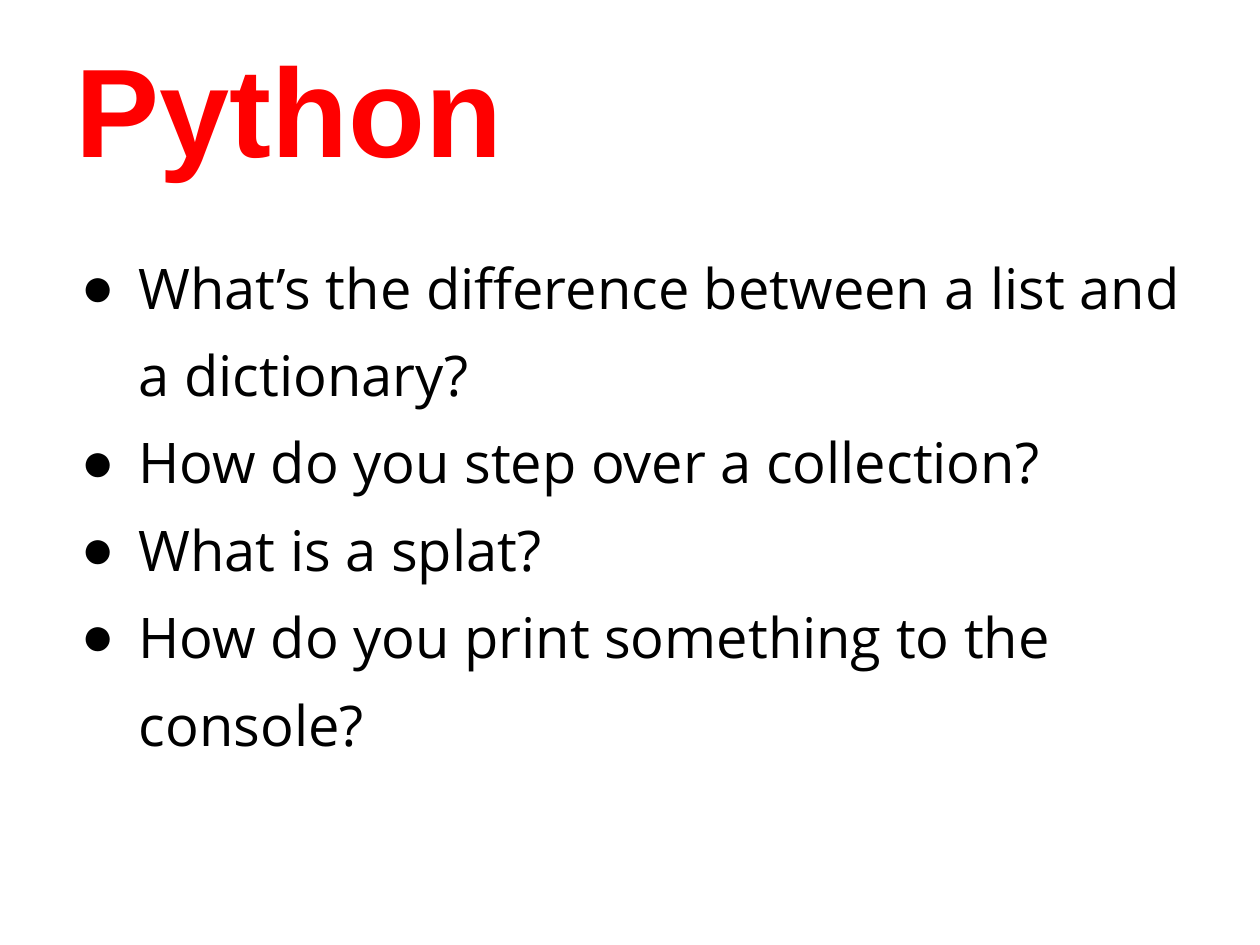
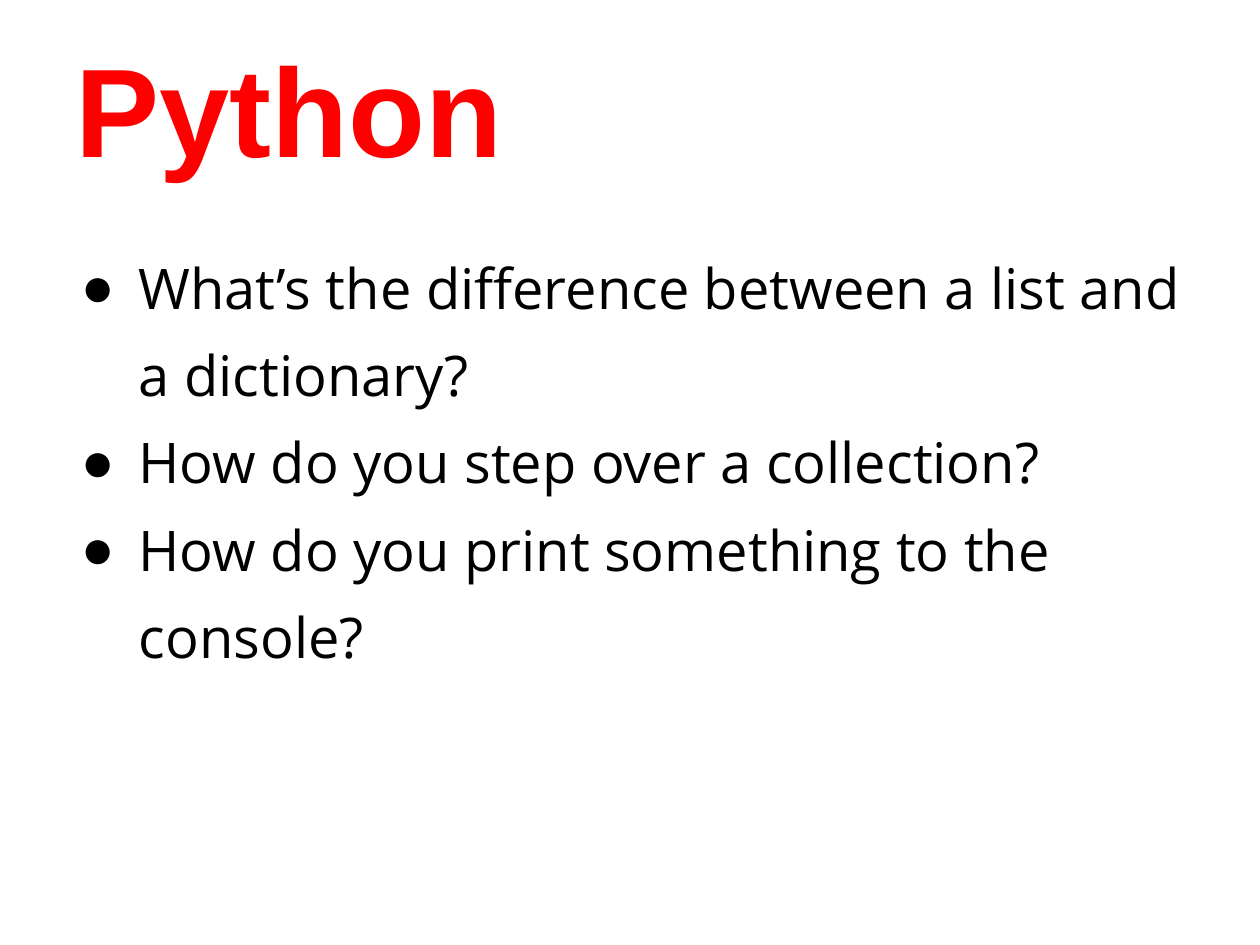
Before and after one commit to humanitiesprogramming/slides, a slide deck: slide 4 of 2017/python/day2-review.pptx. Drawn at 1260x945 pixels with LibreOffice and Linux fonts; fonts in the diff are those of the drawing. Boxes give left, top, right and bottom in pixels: in the first picture for what was removed or moved away, otherwise in the second. Text is boxed around its words. In the diff, an @@ line names an element or a change of style, - is before the commit and + after.

```diff
--- a/2017/python/day2-review.pptx
+++ b/2017/python/day2-review.pptx
@@ text at bbox=[139, 528, 541, 585]: paragraph removed @@
-● What is a splat?
```
Also in this commit, not shown: 2 other slides changed, 1 other file.
